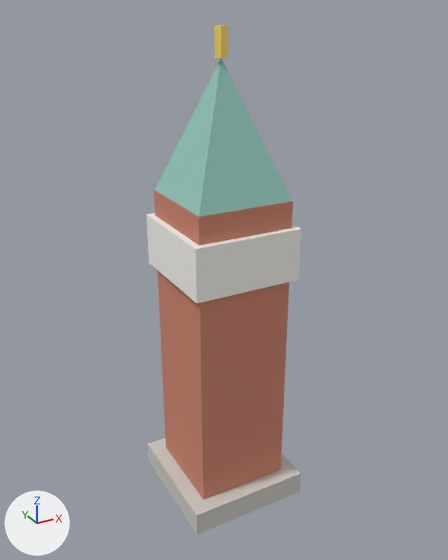
Renders of the glTF model unbroken-ages/godot/assets/models/landmarks/campanile.glb from each side of a commit.
Rendered twice from a camera (50 mm lens) standing at (-0.845, -1.552, 1.544) and looking at (0.01, 0.003, 0.766). The lights are fixed; the arrows at lower left show +X, +Y and +Z. The first picture is the older version.

Names of what the first picture shows: 'campanile'.
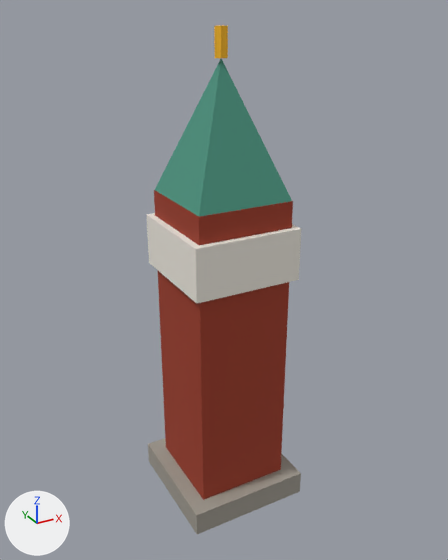
Boxes (x1, y1, x2, y2) around the edits, measured in the pictures (448 x 560 px):
'campanile', recoloured (orange to red)
    both: (147, 25, 301, 534)

Edits to the bpy script that builds the scene:
```text
Change mat_material_0:
    mat_material_0.base_color: (0.62, 0.6, 0.56) -> (0.349, 0.325, 0.279)  # light grey #cecbc5 -> grey #9f9a90
Change mat_material_1:
    mat_material_1.base_color: (0.62, 0.24, 0.16) -> (0.349, 0.0433, 0.0177)  # orange #ce866f -> red #9f3b24
Change mat_material_3:
    mat_material_3.base_color: (0.3, 0.58, 0.5) -> (0.0707, 0.302, 0.218)  # greyish cyan #95c8bc -> green #4b9581
Change mat_material_4:
    mat_material_4.base_color: (0.98, 0.72, 0.15) -> (0.957, 0.485, 0.0154)  # yellow #fddd6c -> yellow #fab921
```
